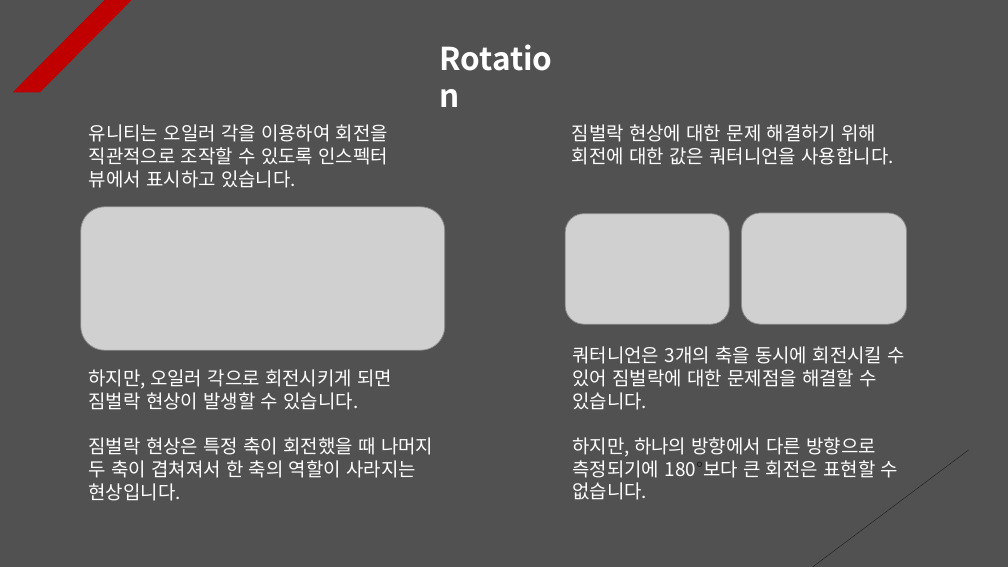
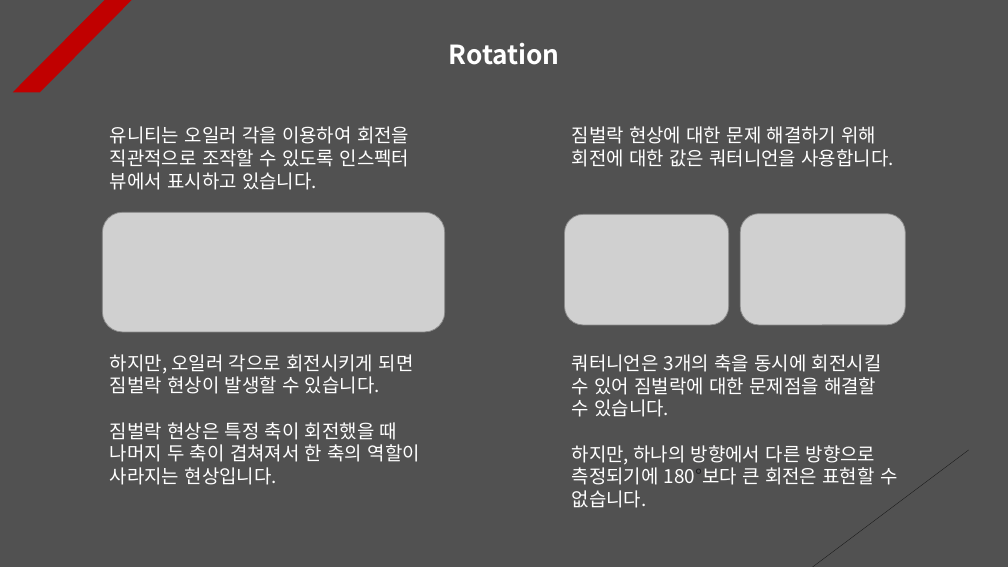
Before and after one commit to Unity2033/3D-UnityEngine, a slide deck: slide 2 of Assets/Class/Rotation/PPT Data/Rotation Example.pptx. Drawn at 1008x567 pixels with LibreOffice and Linux fonts; fonts in the diff are those of the drawing; grey boxes stand for pictures. Boxes give left, top, right and bottom in pixels: in the first picture for what was removed or moved away, otherwise in the second. Text is boxed around its words. In the diff, an @@ line names an element or a change of style, - is before the commit and + after.

```diff
--- a/Assets/Class/Rotation/PPT Data/Rotation Example.pptx
+++ b/Assets/Class/Rotation/PPT Data/Rotation Example.pptx
@@ text "Rotation" at (x1=449, y1=43, x2=560, y2=65): size 30 to 25 pt; alignment left to centre @@
@@ text "유니티는 오일러 각을 이용하여 회전을 ..." moved from (x1=89, y1=124, x2=389, y2=188) to (x1=110, y1=126, x2=410, y2=190) @@
@@ picture resized from (x1=81, y1=207, x2=445, y2=351) to (x1=102, y1=212, x2=445, y2=332) @@
@@ text "하지만, 오일러 각으로 회전시키게 되면 ..." rewrapped from (x1=89, y1=369, x2=433, y2=501) to (x1=110, y1=354, x2=420, y2=485) @@
@@ text "쿼터니언은 3개의 축을 동시에 회전시킬 ..." rewrapped from (x1=572, y1=346, x2=904, y2=500) to (x1=572, y1=354, x2=897, y2=508) @@
```
Also in this commit, not shown: 9 other slides changed, 2 slides added, 33 other files.
